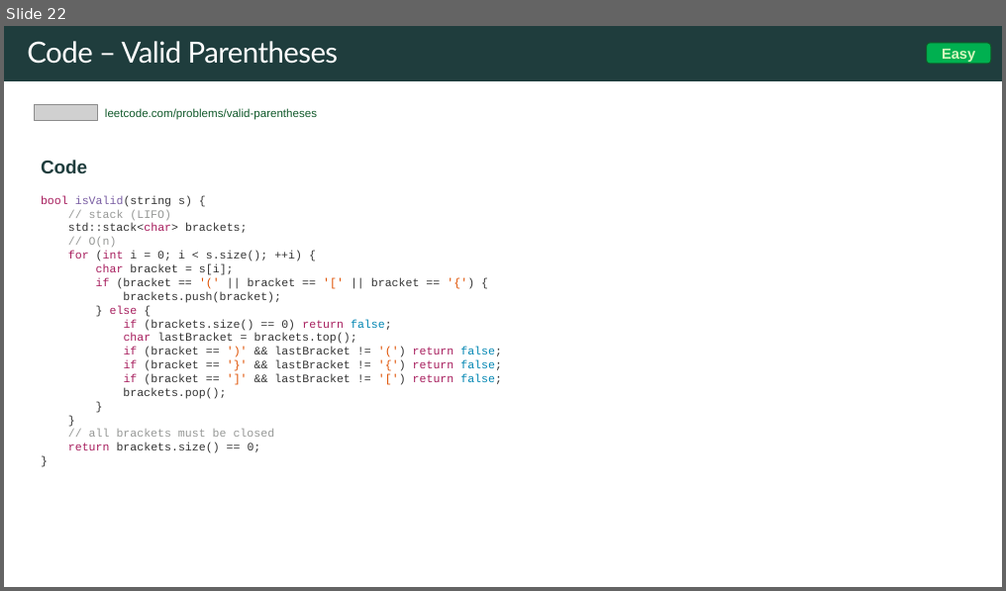
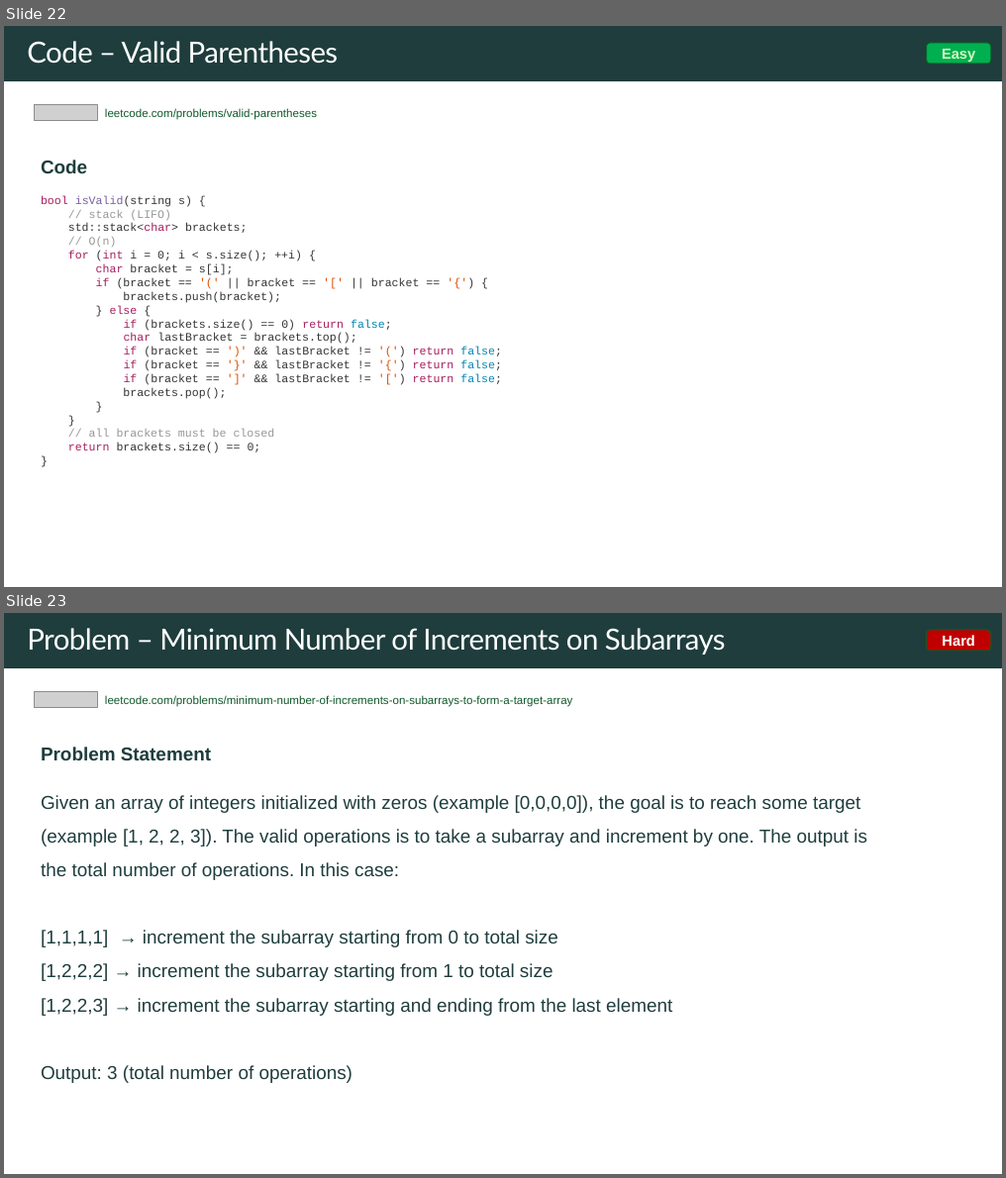
Before and after one commit to rfdavid/coding-interview-handbook-cpp, a slide deck: Algorithm and problem Solving Cheatsheet.pptm. Shown one above the other, each under a label of ours: slide 22 before the commit, slides 22 and 23 after it. The pictures are 1006x591 and 1006x1178 pixels, drawn with LibreOffice and Linux fonts; fonts in the diff are those of the drawing; grey boxes stand for pictures. Boxes give left, top, right and bottom in pixels: in the first picture for what was removed or moved away, otherwise in the second. Text is boxed around its words. In the diff, an @@ line names an element or a change of style, - is before the commit and + after.

Commit message:
added leetcode problem 1526

```diff
--- a/Algorithm and problem Solving Cheatsheet.pptm
+++ b/Algorithm and problem Solving Cheatsheet.pptm
@@ slide 23 added at bbox=[4, 613, 1002, 1174], background #FFFFFF; not listed: 1 template element that a slide beside it also shows @@
@@ title added at bbox=[27, 628, 726, 655], 28 pt, text #FFFFFF @@
+Problem – Minimum Number of Increments on Subarrays
@@ rounded rectangle added at bbox=[927, 630, 991, 651], fill #C00000, outline #0F5829 1 pt, 14 pt, text #FFFFFF, bold @@
+Hard
@@ picture added at bbox=[34, 691, 98, 707] @@
@@ text added at bbox=[105, 695, 573, 707], 11 pt, text #0F5829 @@
+leetcode.com/problems/minimum-number-of-increments-on-subarrays-to-form-a-target-array
@@ text added at bbox=[41, 747, 867, 1083], 18 pt, text #1F3D3D @@
+Problem Statement
+Given an array of integers initialized with zeros (example [0,0,0,0]), the goal is to reach some target (example [1, 2, 2, 3]). The valid operations is to take a subarray and increment by one. The output is the total number of operations. In this case:
+[1,1,1,1] → increment the subarray starting from 0 to total size
+[1,2,2,2] → increment the subarray starting from 1 to total size
+[1,2,2,3] → increment the subarray starting and ending from the last element
+Output: 3 (total number of operations)
```
Also in this commit, not shown: 3 slides changed, 3 other slides added, 13 other files.
